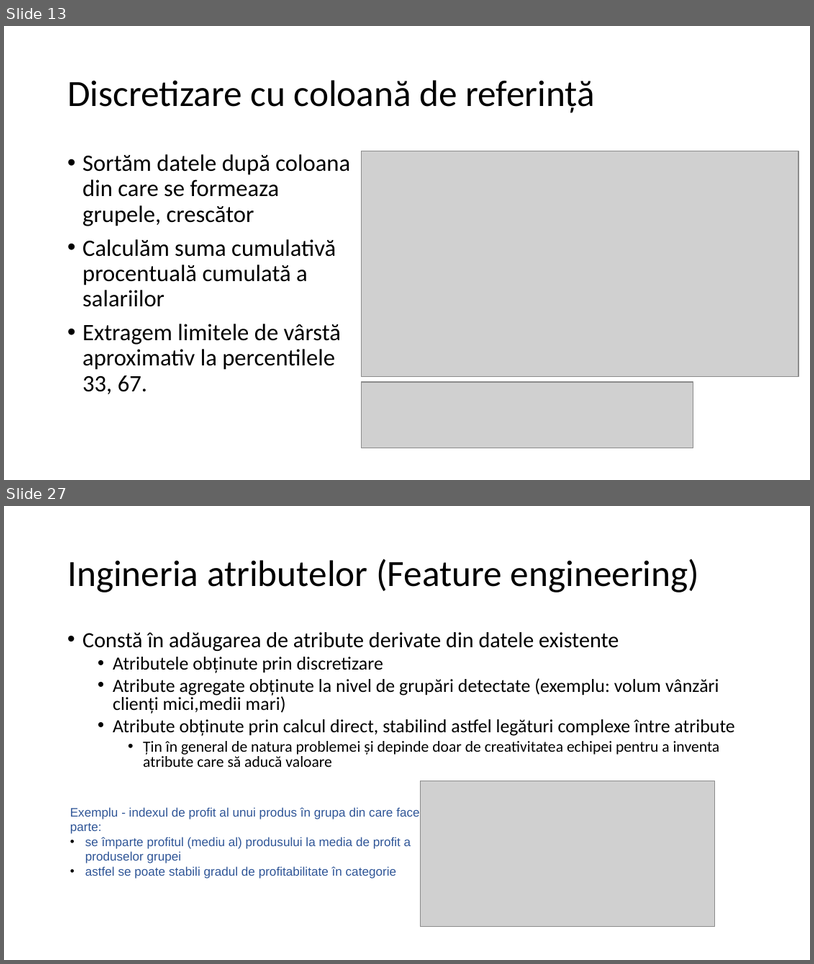
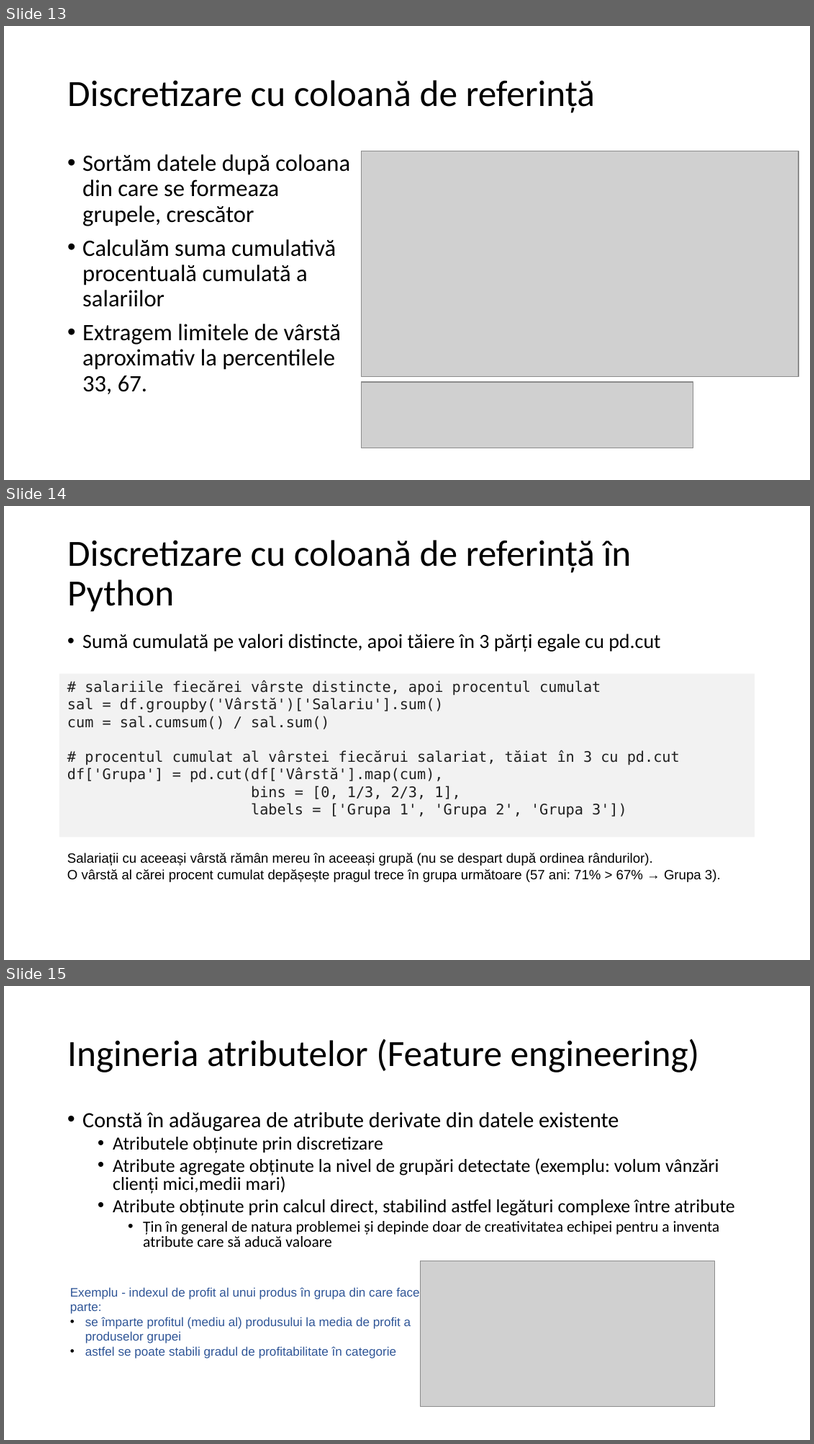
Before and after one commit to sbildea/SEED, a slide deck: cursuri/02-explorare-vizualizare/curs-02-analiza-exploratorie.pptx. Shown one above the other, each under a label of ours: slides 13 and 27 before the commit, slides 13, 14 and 15 after it; the slides between them are not shown. The pictures are 814x964 and 814x1444 pixels, drawn with LibreOffice and Linux fonts; fonts in the diff are those of the drawing; grey boxes stand for pictures; background and template pictures are left out. Boxes give left, top, right and bottom in pixels: in the first picture for what was removed or moved away, otherwise in the second. Text is boxed around its words. In the diff, an @@ line names an element or a change of style, - is before the commit and + after.

```diff
--- a/cursuri/02-explorare-vizualizare/curs-02-analiza-exploratorie.pptx
+++ b/cursuri/02-explorare-vizualizare/curs-02-analiza-exploratorie.pptx
@@ slide 14 added at [4, 506, 810, 960], background #FFFFFF @@
@@ title added at [67, 540, 632, 612], 33 pt, text #000000 @@
+Discretizare cu coloană de referință în Python
@@ text added at [82, 633, 661, 651], 18 pt, text #000000 @@
+• Sumă cumulată pe valori distincte, apoi tăiere în 3 părți egale cu pd.cut
@@ rectangle added at [59, 674, 755, 836], fill #F2F2F2, 13 pt, text #202020 @@
+# salariile fiecărei vârste distincte, apoi procentul cumulat
+sal = df.groupby('Vârstă')['Salariu'].sum()
+cum = sal.cumsum() / sal.sum()
+# procentul cumulat al vârstei fiecărui salariat, tăiat în 3 cu pd.cut
+df['Grupa'] = pd.cut(df['Vârstă'].map(cum),
+bins = [0, 1/3, 2/3, 1],
+labels = ['Grupa 1', 'Grupa 2', 'Grupa 3'])
@@ text added at [67, 852, 721, 882], 12 pt, text #000000 @@
+Salariații cu aceeași vârstă rămân mereu în aceeași grupă (nu se despart după ordinea rândurilor).
+O vârstă al cărei procent cumulat depășește pragul trece în grupa următoare (57 ani: 71% > 67% → Grupa 3).
@@ what was slide 27 is now slide 15 @@
```
Also in this commit, not shown: 2 slides changed, 14 slides removed, 48 other files.
